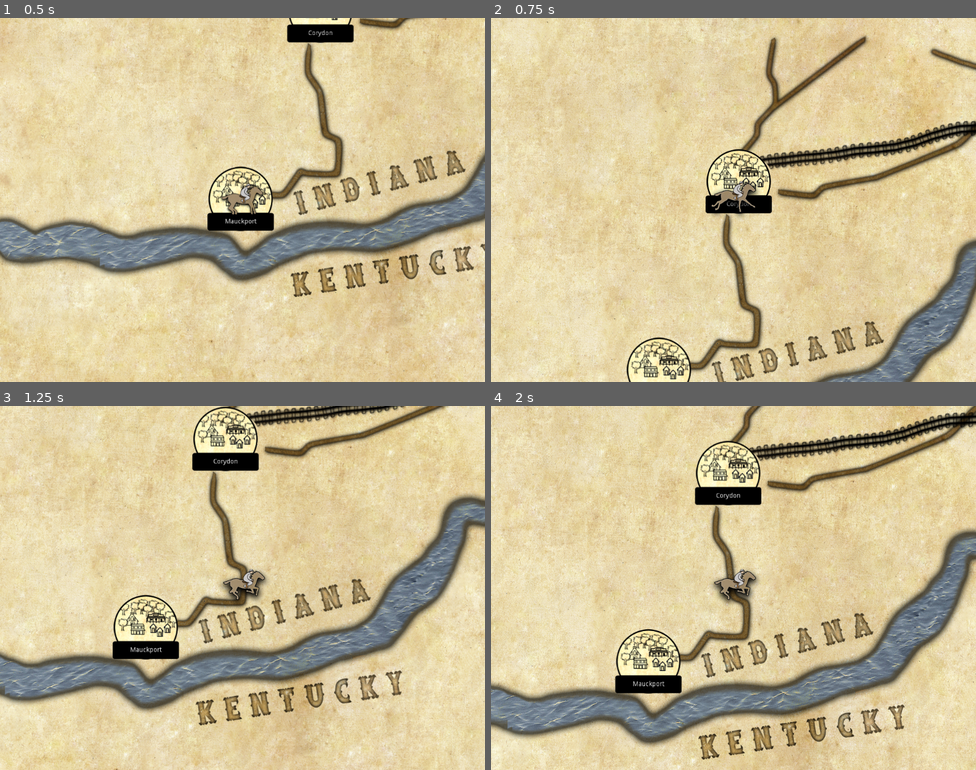
Above: before the commit, frames 1-4 (two rows, left to right).
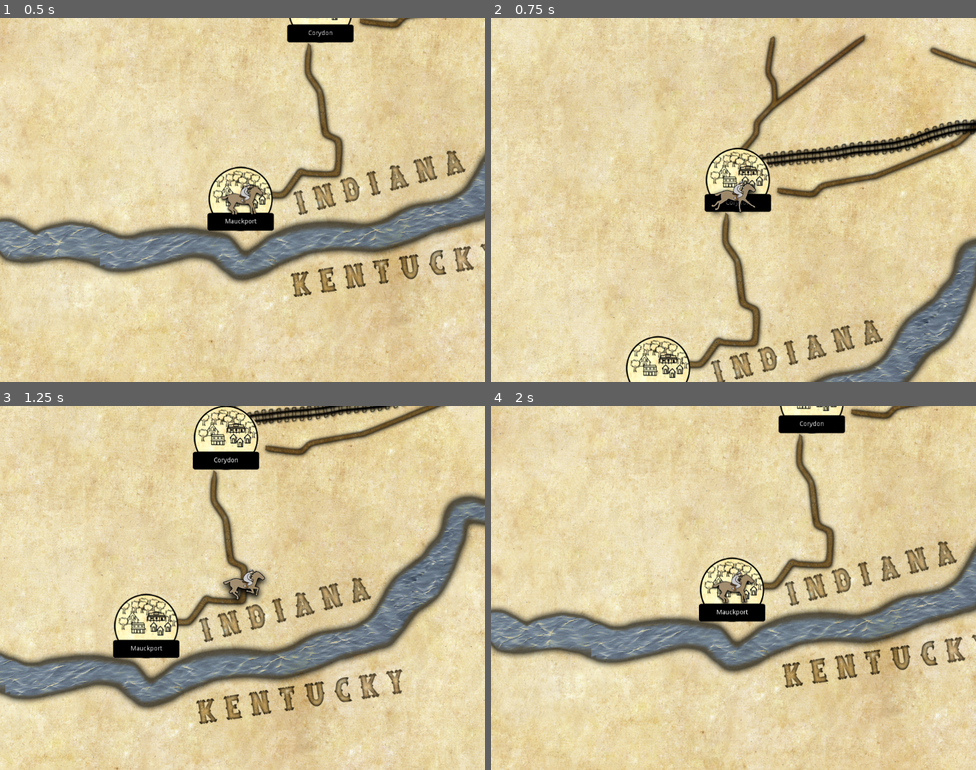
Above: after the commit, the same moments.

Repository: doctor-g/MorgansRaid
Game: Godot game, scene res://src/Game.tscn
Same seed, same stepped clock (60 frames per second), same inputs: the game is played once before the commit and once after it. The project has no main scene, so this scene is started directly.
Inputs (mouse positions are in pixels of both pictures, inside the frame that each line leads up to):
- Up to frame 1 (0.5 s): no input
- Up to frame 2 (0.75 s): tap Enter at 0.5 s; move the mouse to (733, 200) at 0.52 s; click (733, 200) at 0.67 s
- Up to frame 3 (1.25 s): no input
- Up to frame 4 (2 s): move the mouse to (718, 438) at 1.27 s; click (718, 438) at 1.42 s

Frame 1 is identical in both runs. In frame 2, 16% of the frame differs, in the area x 0-100%, y 0-100%; in frame 3, 14%; in frame 4, 51%.

Commit message:
Add road scene
This abstracts the idea of a road, which knows its endpoints. The movement
code in Game.gd, while still not very robust, now handles the
movement more generically than it did before.

Diff:
--- a/project/src/Game.gd
+++ b/project/src/Game.gd
@@ -29,21 +29,25 @@
 # The following are obviously placeholders of the real movement system,
 # but they demonstrate the capability
 func _on_Corydon_pressed():
-	_path_follow = PathFollow2D.new()
-	_path_follow.loop = false
-	_direction = +1
-	$MauckportCorydonRoad.add_child(_path_follow)
-	_moving = true
-	_morgan.play_gallop_animation()
+	_ride($Cities/Mauckport, $Cities/Corydon)
+
+
+func _ride(from:Node2D, to:Node2D):
+	for road in $Roads.get_children():
+		if road.connects(from, to):
+			_path_follow = PathFollow2D.new()
+			_path_follow.loop = false
+			if road.end_city == to:
+				_direction = 1
+			else:
+				_direction = -1
+				# Note: Setting the unit_offset to 1 did not work here, so we have
+				# to set the offset to the length of the corresponding curve
+				_path_follow.offset = road.curve.get_baked_length()
+			road.add_child(_path_follow)
+			_moving = true
+			_morgan.play_gallop_animation()
 
 
 func _on_Mauckport_pressed():
-	_path_follow = PathFollow2D.new()
-	_path_follow.loop = false
-	_direction = -1
-	# Note: Setting the unit_offset to 1 did not work here, so we have
-	# to set the offset to the length of the corresponding curve
-	_path_follow.offset = $MauckportCorydonRoad.curve.get_baked_length()
-	$MauckportCorydonRoad.add_child(_path_follow)
-	_moving = true
-	_morgan.play_gallop_animation()
+	_ride($Cities/Corydon, $Cities/Mauckport)
--- a/project/src/Game.tscn
+++ b/project/src/Game.tscn
@@ -4,11 +4,7 @@
 [ext_resource path="res://src/Morgan.tscn" type="PackedScene" id=2]
 [ext_resource path="res://src/City.tscn" type="PackedScene" id=3]
 [ext_resource path="res://src/Game.gd" type="Script" id=4]
-
-[sub_resource type="Curve2D" id=1]
-_data = {
-"points": PoolVector2Array( 0, 0, 0, 0, 593, 2799, 0, 0, 0, 0, 685, 2795, 0, 0, 0, 0, 721, 2746, 0, 0, 0, 0, 795, 2746, 0, 0, 0, 0, 805, 2681, 0, 0, 0, 0, 778, 2665, 0, 0, 0, 0, 761, 2573, 0, 0, 0, 0, 737, 2535, 0, 0, 0, 0, 759, 2404 )
-}
+[ext_resource path="res://src/Road.tscn" type="PackedScene" id=5]
 
 [node name="Game" type="Node2D"]
 script = ExtResource( 4 )
@@ -37,11 +33,13 @@
 [node name="Camera2D" type="Camera2D" parent="Morgan"]
 current = true
 
-[node name="MauckportCorydonRoad" type="Path2D" parent="."]
-curve = SubResource( 1 )
+[node name="Roads" type="Node2D" parent="."]
+__meta__ = {
+"_edit_lock_": true
+}
 
-[node name="PathFollow2D" type="PathFollow2D" parent="MauckportCorydonRoad"]
-position = Vector2( 593, 2799 )
-rotation = -0.0434563
+[node name="MauckportCorydonRoad" parent="Roads" instance=ExtResource( 5 )]
+start_city_path = NodePath("../../Cities/Mauckport")
+end_city_path = NodePath("../../Cities/Corydon")
 [connection signal="pressed" from="Cities/Mauckport" to="." method="_on_Mauckport_pressed"]
 [connection signal="pressed" from="Cities/Corydon" to="." method="_on_Corydon_pressed"]
--- /dev/null
+++ b/project/src/Road.gd
@@ -0,0 +1,21 @@
+extends Path2D
+
+
+export(NodePath) var start_city_path
+export(NodePath) var end_city_path
+
+var start_city : Node setget , _get_start_city
+var end_city : Node setget , _get_end_city
+
+
+func _get_start_city()->Node:
+	return get_node(start_city_path)
+
+
+func _get_end_city()->Node:
+	return get_node(end_city_path)
+
+
+func connects(node1:Node, node2:Node)->bool:
+	return _get_start_city()==node1 and _get_end_city() == node2 \
+		or _get_start_city()==node2 and _get_end_city() == node1
--- /dev/null
+++ b/project/src/Road.tscn
@@ -0,0 +1,12 @@
+[gd_scene load_steps=3 format=2]
+
+[ext_resource path="res://src/Road.gd" type="Script" id=1]
+
+[sub_resource type="Curve2D" id=1]
+_data = {
+"points": PoolVector2Array( 0, 0, 0, 0, 598, 2798, 0, 0, 0, 0, 685, 2789, 0, 0, 0, 0, 720, 2746, 0, 0, 0, 0, 794, 2744, 0, 0, 0, 0, 806, 2680, 0, 0, 0, 0, 770, 2654, 0, 0, 0, 0, 758, 2574, 0, 0, 0, 0, 739, 2533, 0, 0, 0, 0, 761, 2407 )
+}
+
+[node name="Road" type="Path2D"]
+curve = SubResource( 1 )
+script = ExtResource( 1 )
